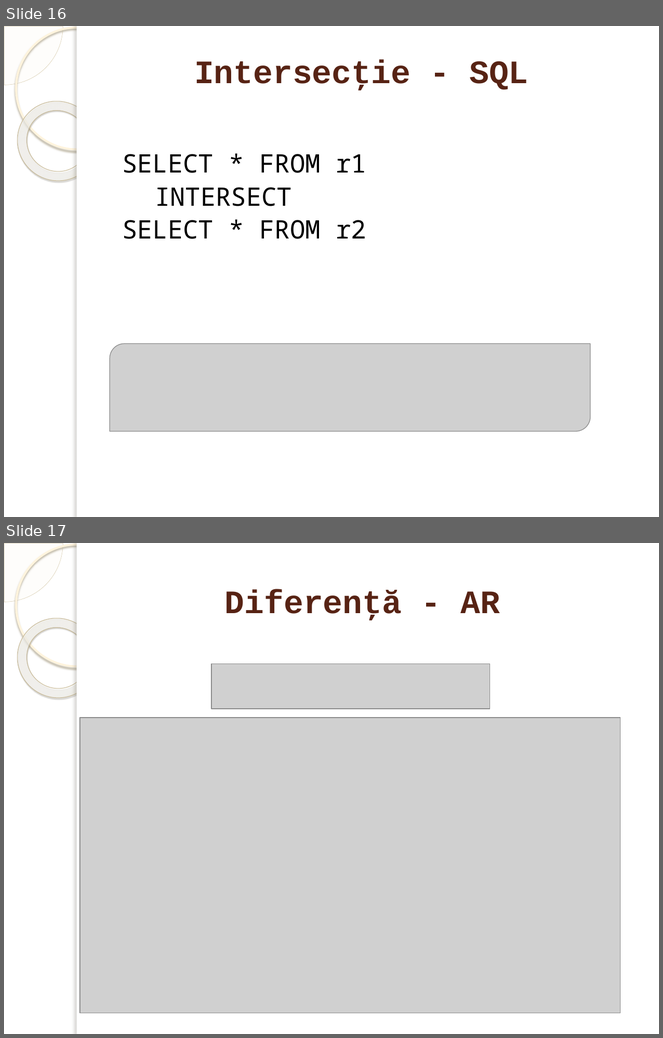
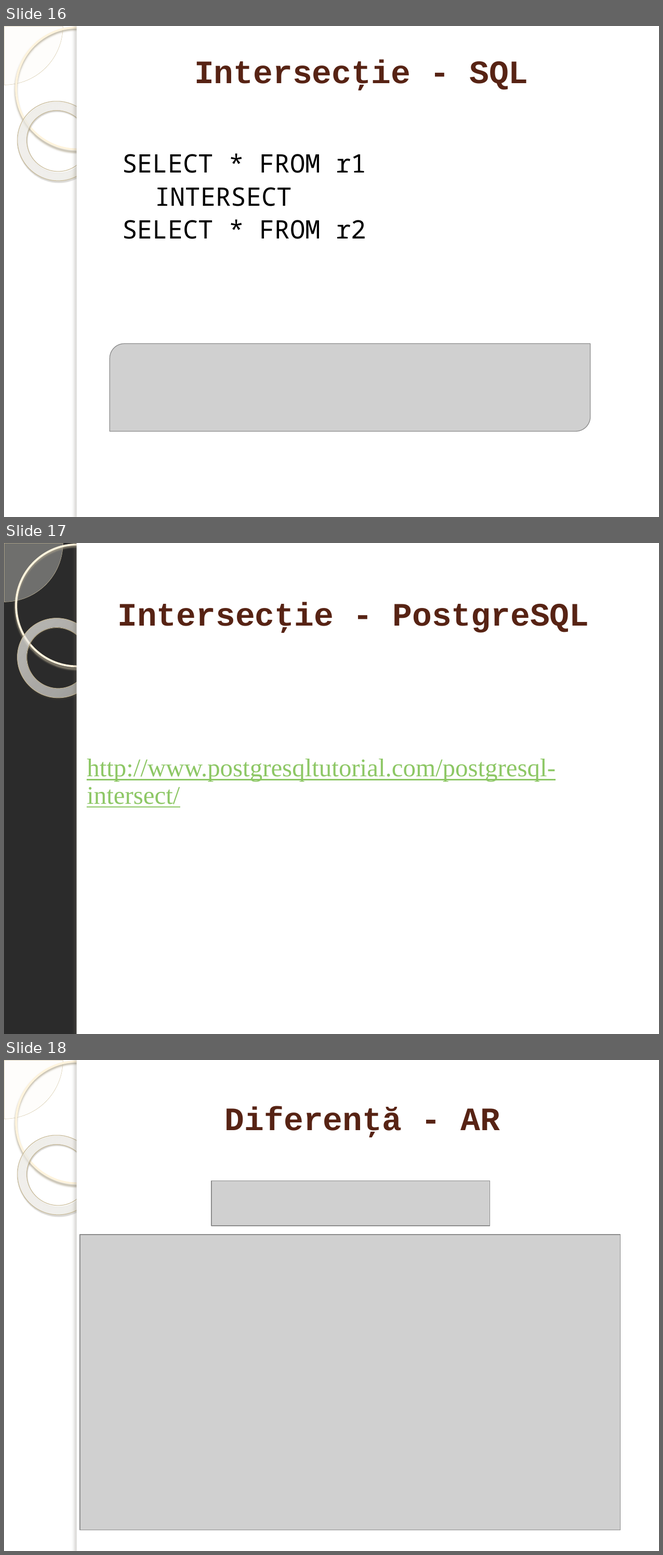
Before and after one commit to marinfotache/Baze-de-date-I, a slide deck: 11-13_SQL_Interogari - elemente de baza/11_LimbajeDeInterogare_AR_SQL2.pptx. Shown one above the other, each under a label of ours: slides 16 and 17 before the commit, slides 16, 17 and 18 after it. The pictures are 663x1038 and 663x1555 pixels, drawn with LibreOffice and Linux fonts; fonts in the diff are those of the drawing; grey boxes stand for pictures; background and template pictures are left out; a plain dark background stands for a picture behind light text. Boxes give left, top, right and bottom in pixels: in the first picture for what was removed or moved away, otherwise in the second. Text is boxed around its words. In the diff, an @@ line names an element or a change of style, - is before the commit and + after.

```diff
--- a/11-13_SQL_Interogari - elemente de baza/11_LimbajeDeInterogare_AR_SQL2.pptx
+++ b/11-13_SQL_Interogari - elemente de baza/11_LimbajeDeInterogare_AR_SQL2.pptx
@@ slide 17 added at (4, 543, 659, 1034), background picture (left out); not listed: 5 template elements that a slide beside it also shows @@
@@ title added at (117, 602, 590, 633), 36 pt, text #572314, bold @@
+Intersecţie - PostgreSQL
@@ text added at (87, 759, 556, 808), 28 pt, text #8DC765, underline @@
+http://www.postgresqltutorial.com/postgresql-intersect/
@@ what was slide 17 is now slide 18 @@
```
Also in this commit, not shown: 2 slides changed, 6 other slides added.
